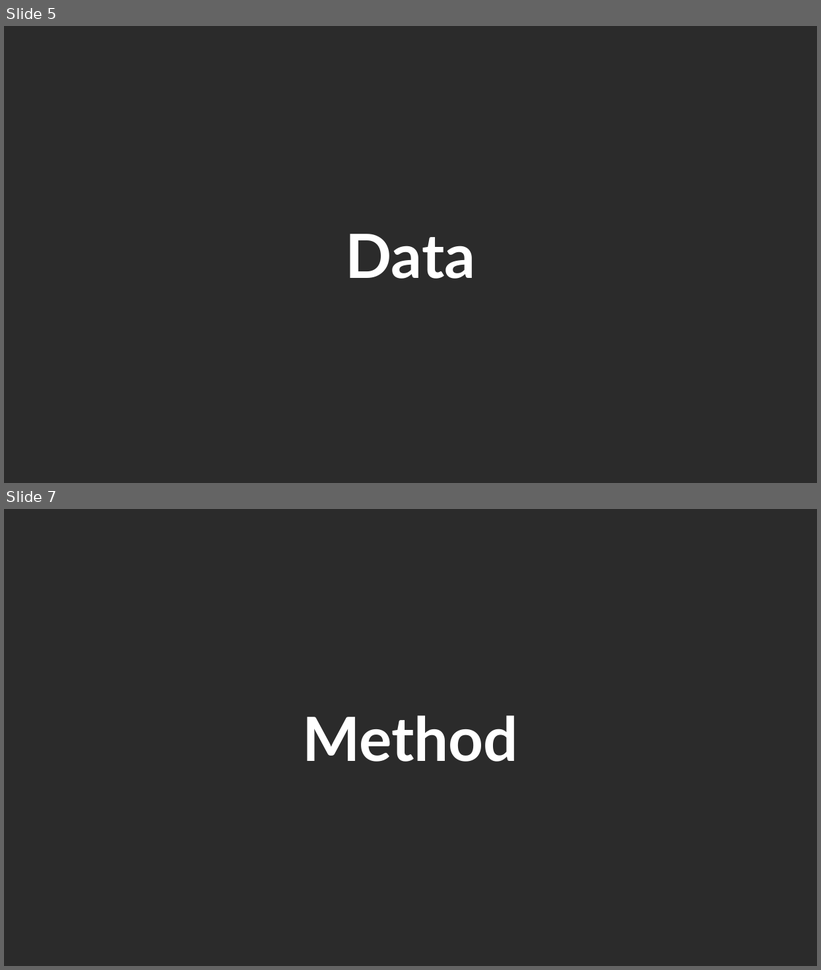
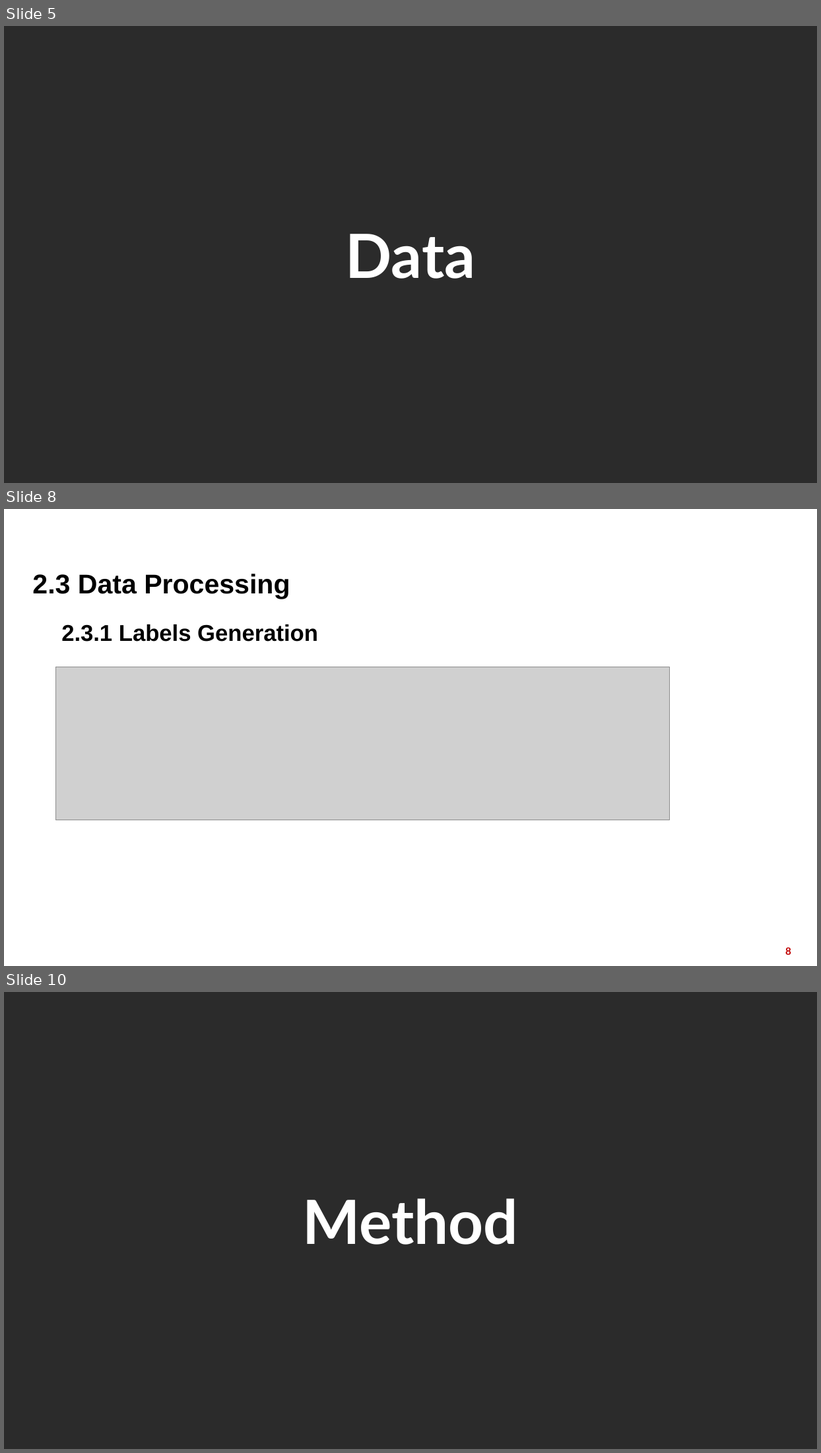
Before and after one commit to DoanNgocCuong/BasicTasksLearning_RecommenderSystem, a slide deck: report_slide/OTTO_WebMining.pptx. Shown one above the other, each under a label of ours: slides 5 and 7 before the commit, slides 5, 8 and 10 after it; the slides between them are not shown. The pictures are 821x970 and 821x1453 pixels, drawn with LibreOffice and Linux fonts; fonts in the diff are those of the drawing; grey boxes stand for pictures; background and template pictures are left out; a plain dark background stands for a picture behind light text. Boxes give left, top, right and bottom in pixels: in the first picture for what was removed or moved away, otherwise in the second. Text is boxed around its words. In the diff, an @@ line names an element or a change of style, - is before the commit and + after.

```diff
--- a/report_slide/OTTO_WebMining.pptx
+++ b/report_slide/OTTO_WebMining.pptx
@@ slide 8 added at box(4, 509, 817, 966), background picture (left out) @@
@@ text added at box(32, 574, 290, 599), 32 pt, text #000000, bold @@
+2.3 Data Processing
@@ title added at box(78, 574, 137, 594), 36 pt, text #FFFFFF, bold @@
+Data
@@ text added at box(61, 625, 318, 642), 27 pt, text #000000, bold @@
+2.3.1 Labels Generation
@@ picture added at box(55, 667, 669, 821) @@
@@ page number added at box(785, 947, 791, 955), 12 pt, text #C00000, bold @@
+8
@@ what was slide 7 is now slide 10 @@
```
Also in this commit, not shown: 4 slides changed, 16 other slides added, 6 slides removed, 1 other file.
